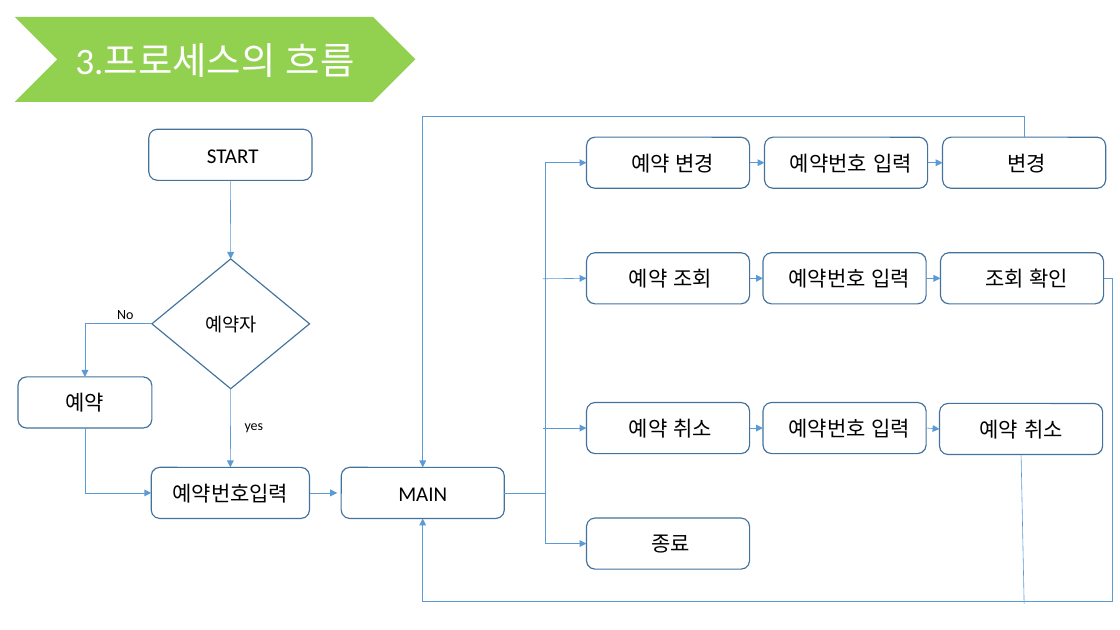
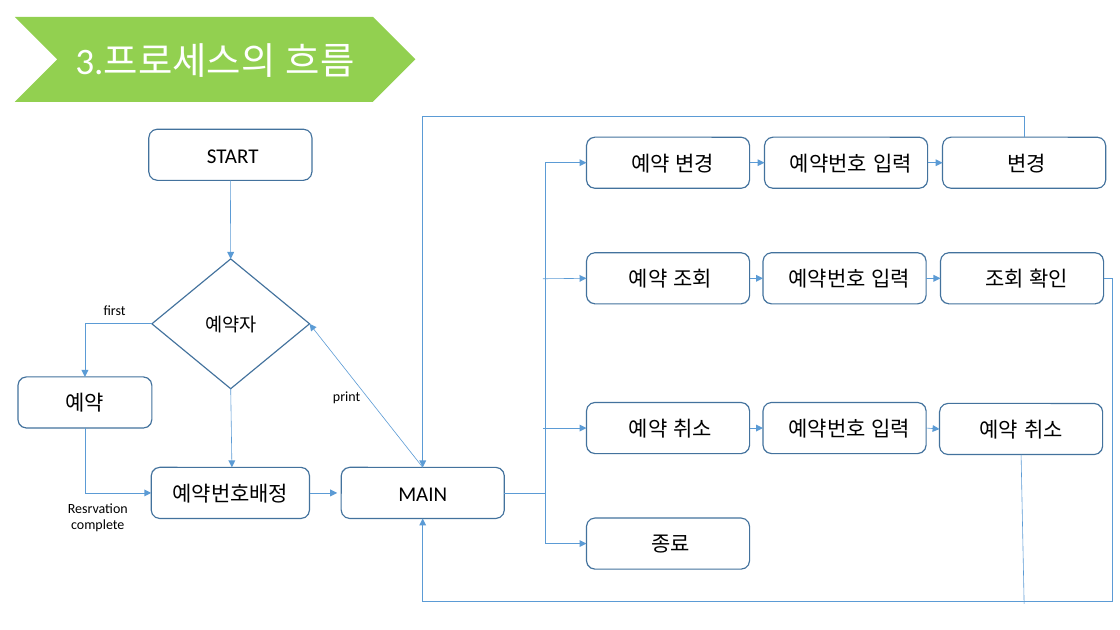
Before and after one commit to woorain20/2022-rainy, a slide deck: slide 9 of 호텔 예약관리 프로그램.pptx. Drawn at 1120x630 pixels with LibreOffice and Linux fonts; fonts in the diff are those of the drawing. Boxes give left, top, right and bottom in pixels: in the first picture for what was removed or moved away, otherwise in the second. Text is boxed around its words. In the diff, an @@ line names an element or a change of style, - is before the commit and + after.

```diff
--- a/호텔 예약관리 프로그램.pptx
+++ b/호텔 예약관리 프로그램.pptx
@@ text at [104,305,126,315]: text changed @@
-No
+first
@@ arrow added from (423, 467) to (309, 324), #5B9BD5 0.5 pt @@
@@ text added at [333,391,360,404], 12 pt, text #000000 @@
+print
@@ text removed at [245,423,264,433] @@
-yes
@@ text added at [68,503,128,532], 12 pt, text #000000 @@
+Resrvation
+complete
@@ text in rounded rectangle at [172,483,288,503]: text changed @@
-예약번호입력
+예약번호배정
```
Also in this commit, not shown: 2 other slides changed.
